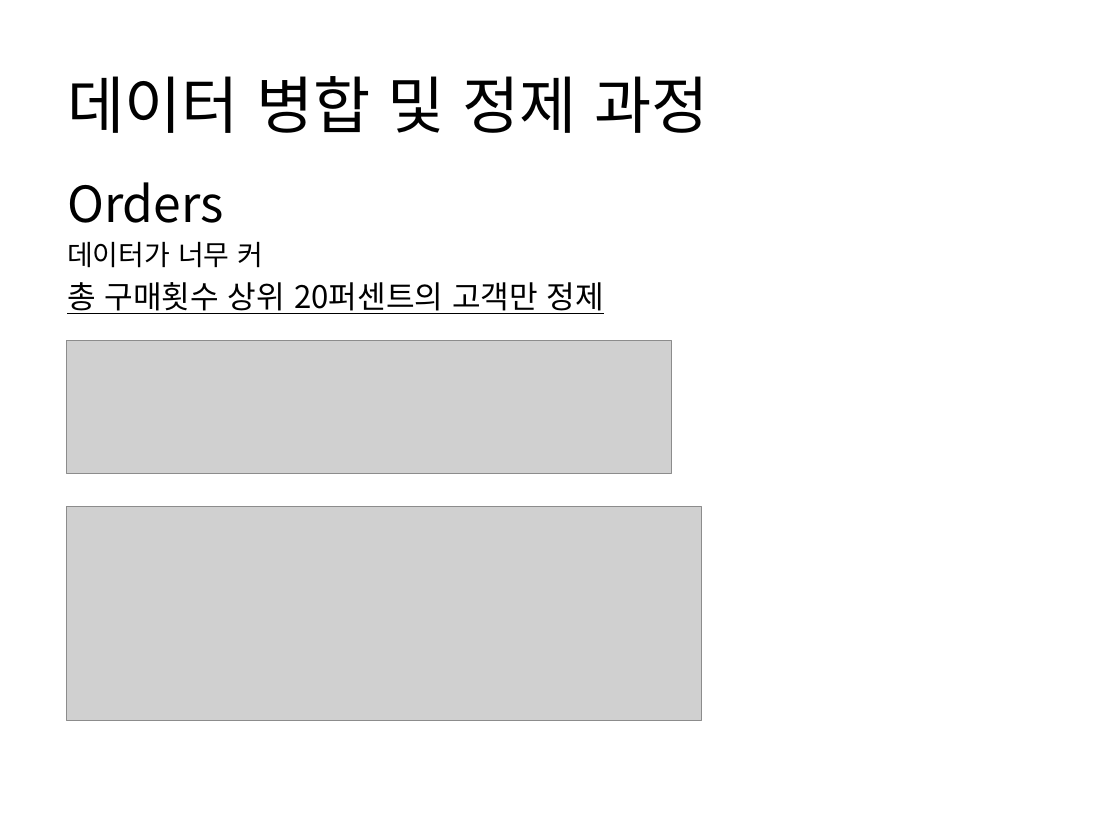
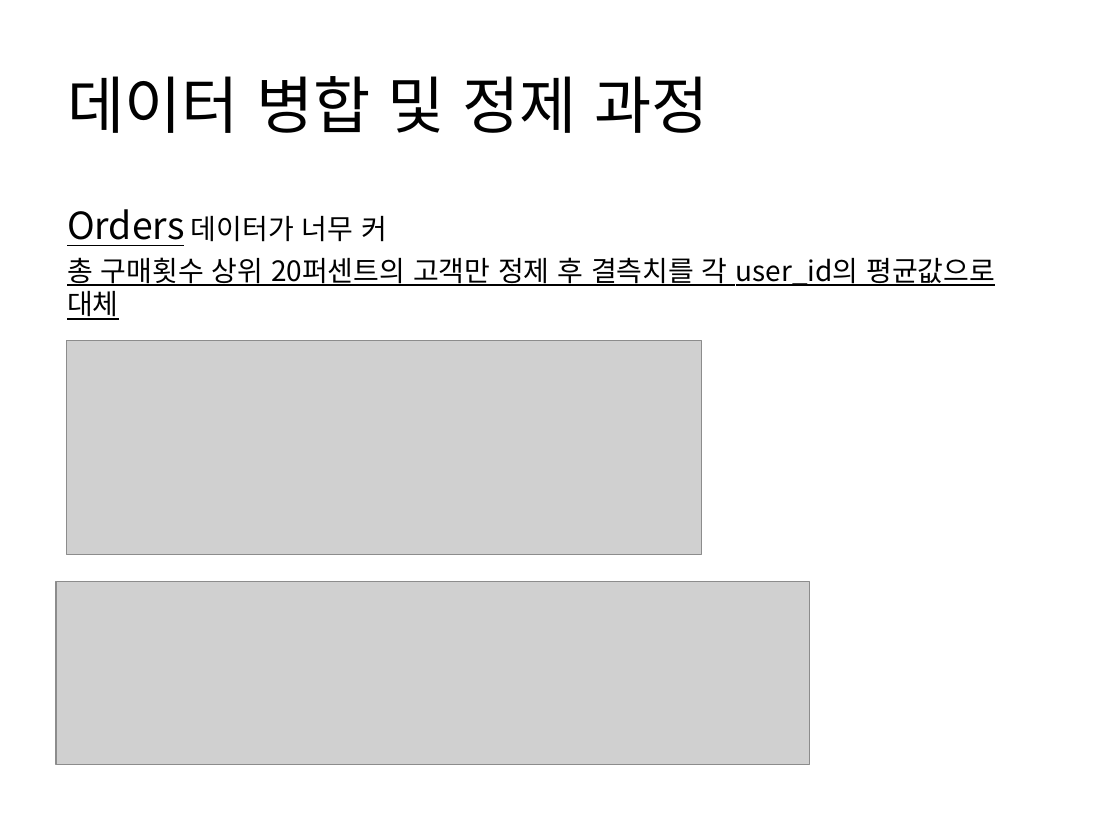
Before and after one commit to WasVelinn/1stPerSonalProjecT, a slide deck: slide 13 of 프레젠테이션1.pptx. Drawn at 1120x840 pixels with LibreOffice and Linux fonts; fonts in the diff are those of the drawing; grey boxes stand for pictures. Boxes give left, top, right and bottom in pixels: in the first picture for what was removed or moved away, otherwise in the second. Text is boxed around its words. In the diff, an @@ line names an element or a change of style, - is before the commit and + after.

```diff
--- a/프레젠테이션1.pptx
+++ b/프레젠테이션1.pptx
@@ text at (67, 209, 995, 320): text changed; size 20 to 18 pt @@
-Orders
-데이터가 너무 커
-총 구매횟수 상위 20퍼센트의 고객만 정제
+Orders 데이터가 너무 커
+총 구매횟수 상위 20퍼센트의 고객만 정제 후 결측치를 각 user_id의 평균값으로 대체
@@ picture: place and size @@
-picture at (66, 507, 701, 721)
+picture at (66, 340, 701, 554)
@@ picture removed at (66, 340, 672, 473) @@
@@ picture added at (56, 581, 810, 765) @@
```
Also in this commit, not shown: 10 other slides changed, 4 slides added, 3 slides removed, 8 other files.
